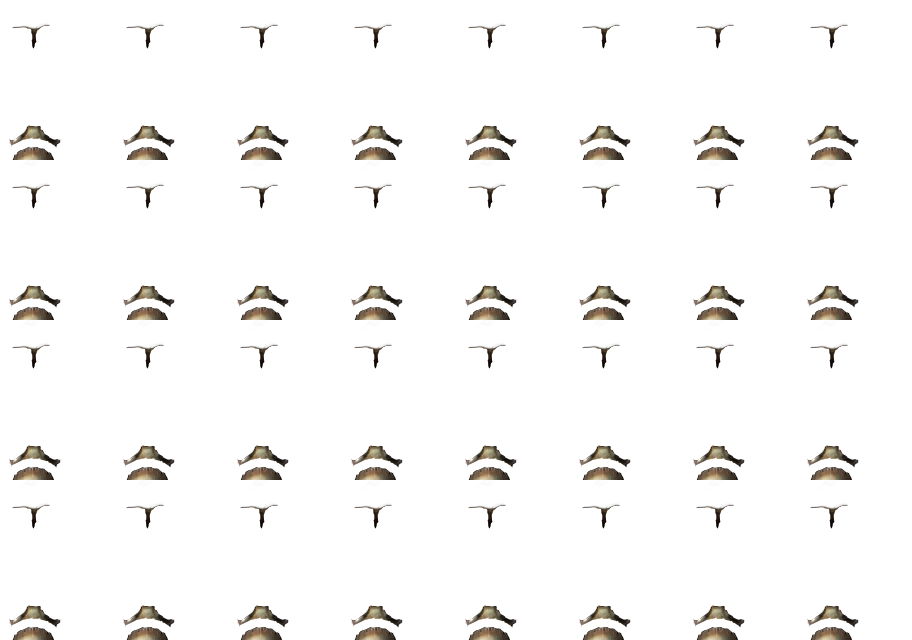
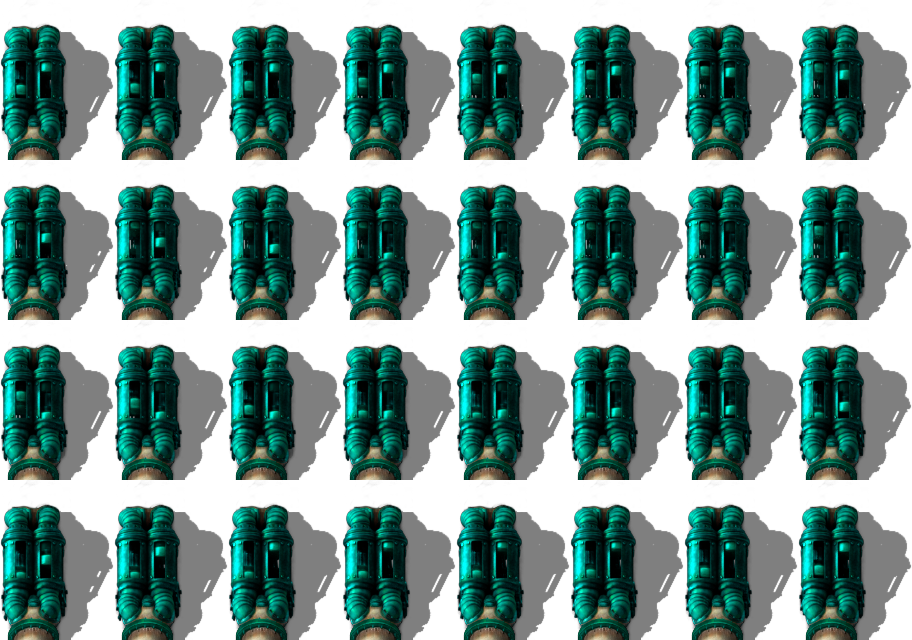
The second (912, 640) image is a revision of the first. Changes to its layers:
added layer "Layer 2" above "Layer 10" over [8, 22, 859, 640]
renamed "Layer 2" to "Layer 10", hid it, painted on it over [8, 22, 859, 640]
showed "Layer 1" over [0, 0, 912, 640]
